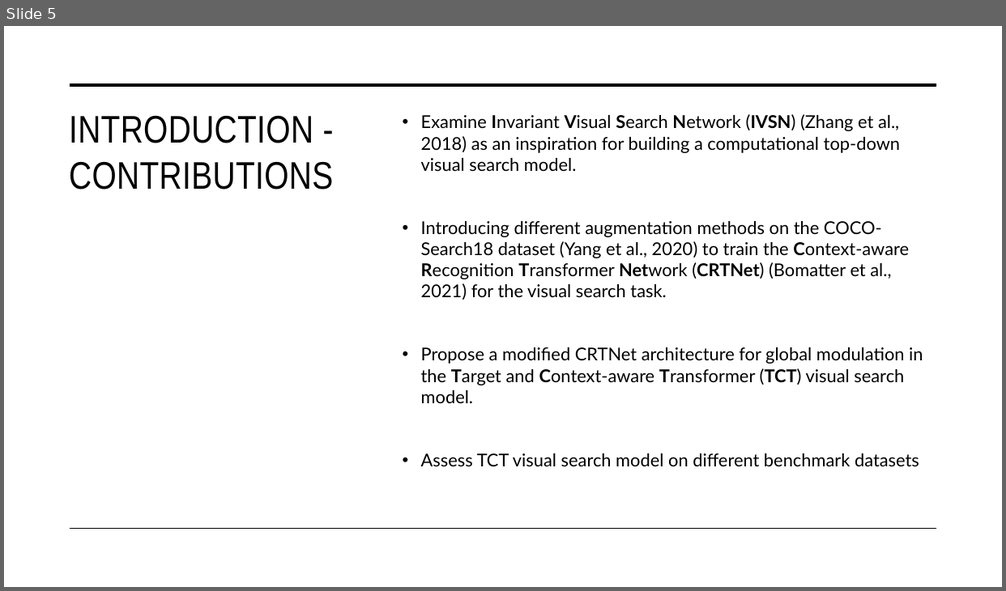
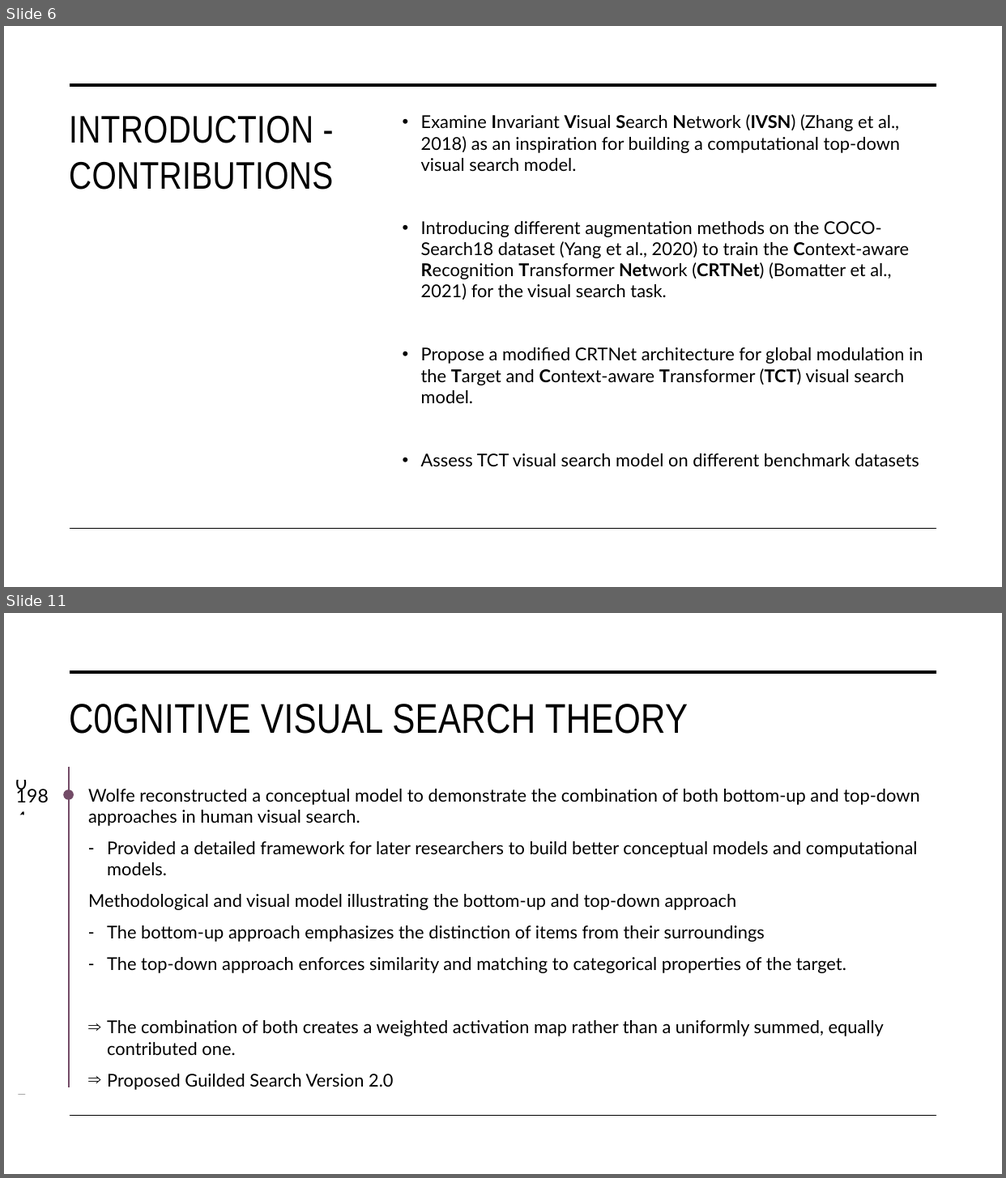
Before and after one commit to tuanisworkingonsomeprojects/TCT-visual-search, a slide deck: Presentation/FYP_NguyenTuan_Presentation.pptx. Shown one above the other, each under a label of ours: slide 5 before the commit, slides 6 and 11 after it; the slides between them are not shown. The pictures are 1006x591 and 1006x1178 pixels, drawn with LibreOffice and Linux fonts; fonts in the diff are those of the drawing. Boxes give left, top, right and bottom in pixels: in the first picture for what was removed or moved away, otherwise in the second. Text is boxed around its words. In the diff, an @@ line names an element or a change of style, - is before the commit and + after.

```diff
--- a/Presentation/FYP_NguyenTuan_Presentation.pptx
+++ b/Presentation/FYP_NguyenTuan_Presentation.pptx
@@ slide 11 added at [4, 613, 1002, 1174], background #FFFFFF @@
@@ rectangle added at [13, 613, 63, 780], fill #FFFFFF @@
@@ text added at [9, 646, 63, 948], 18 pt, text #000000 @@
+1980
+1980
+1984
+1994
+1998
+2018
+2021
@@ line added from (70, 672) to (937, 672), #000000 3.5 pt @@
@@ title added at [69, 704, 688, 734], 40 pt, text #000000 @@
+C0GNITIVE VISUAL SEARCH THEORY
@@ text added at [9, 746, 63, 776], 18 pt, text #000000 @@
+1980
@@ line added from (68, 766) to (68, 1088), #734B67 1.5 pt @@
@@ ellipse added at [63, 790, 74, 800], fill #734B67 @@
@@ text added at [88, 789, 919, 1090], 17 pt, text #000000 @@
+Wolfe reconstructed a conceptual model to demonstrate the combination of both bottom-up and top-down approaches in human visual search.
+– Provided a detailed framework for later researchers to build better conceptual models and computational models.
+Methodological and visual model illustrating the bottom-up and top-down approach
+– The bottom-up approach emphasizes the distinction of items from their surroundings
+– The top-down approach enforces similarity and matching to categorical properties of the target.
+⇒ The combination of both creates a weighted activation map rather than a uniformly summed, equally contributed one.
+⇒ Proposed Guilded Search Version 2.0
@@ rectangle added at [13, 815, 63, 1095], fill #FFFFFF @@
@@ line added from (70, 1116) to (937, 1116), #000000 1 pt @@
@@ what was slide 5 is now slide 6 @@
```
Also in this commit, not shown: 1 slide changed, 32 other slides added, 1 slide removed, 4 other files.
